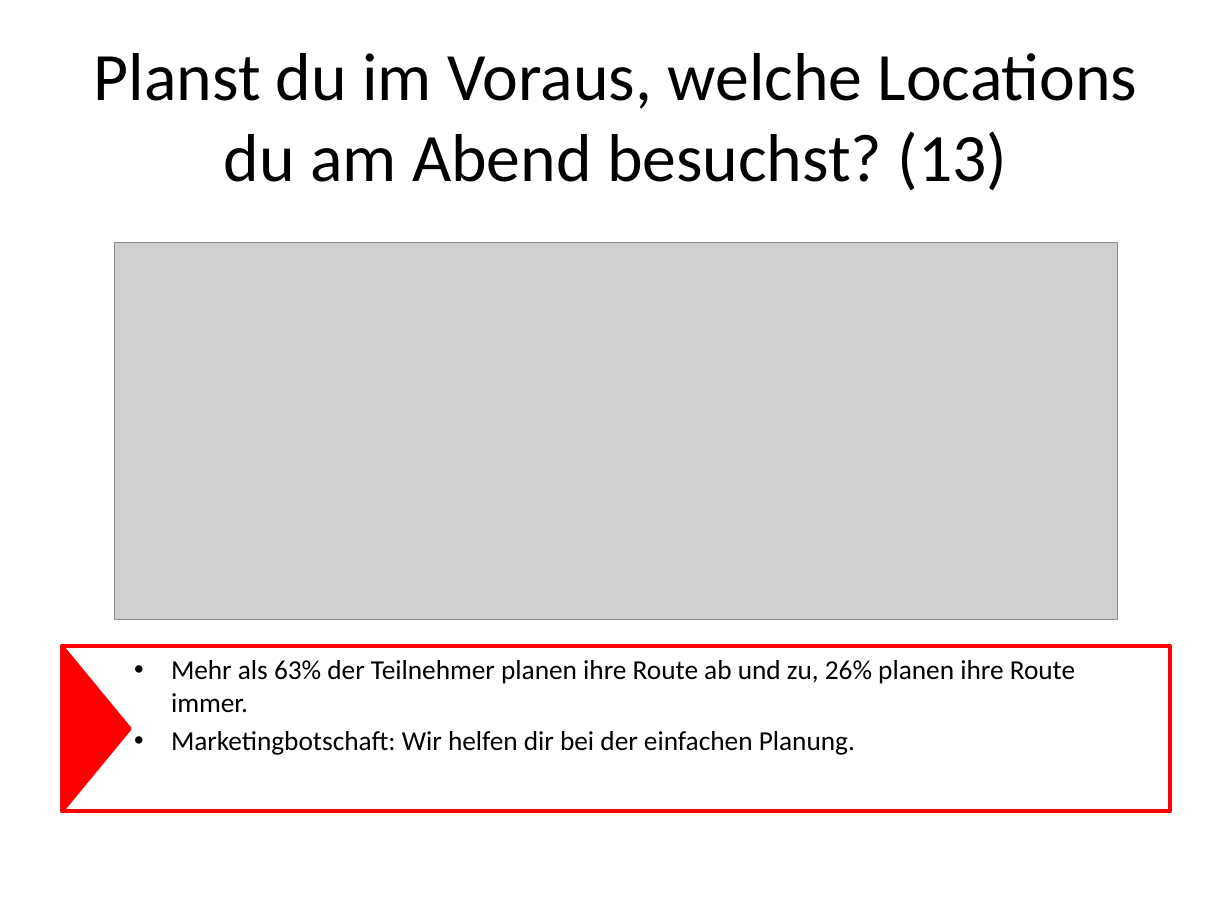
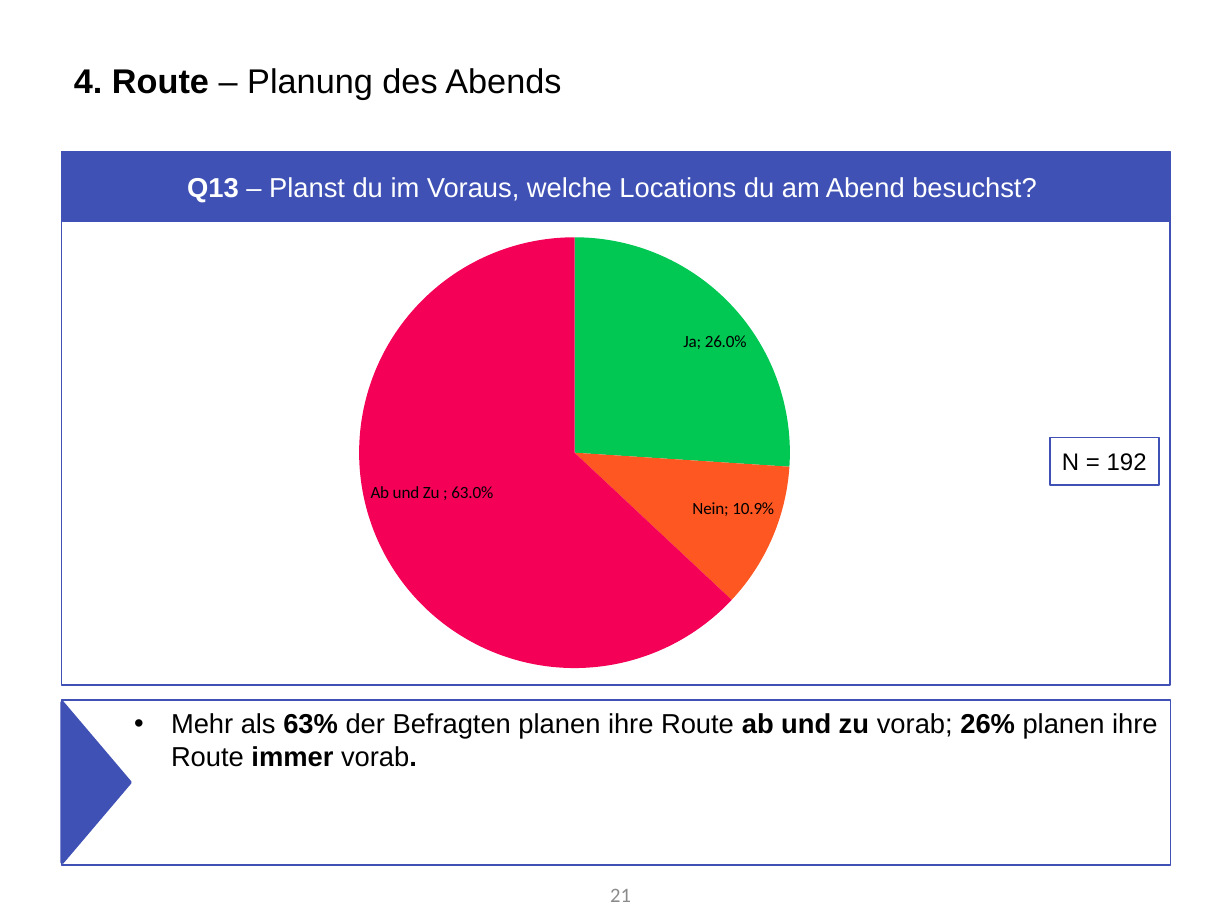
Before and after one commit to Roba1993/Happy-Hour, a slide deck: slide 21 of documents/marketing/Marketing Analyse von Umfrage 1 (5.5).pptx (slide 18 before the commit). Drawn at 1232x924 pixels with LibreOffice and Linux fonts; fonts in the diff are those of the drawing; grey boxes stand for pictures. Boxes give left, top, right and bottom in pixels: in the first picture for what was removed or moved away, otherwise in the second. Text is boxed around its words. In the diff, an @@ line names an element or a change of style, - is before the commit and + after.

```diff
--- a/documents/marketing/Marketing Analyse von Umfrage 1 (5.5).pptx
+++ b/documents/marketing/Marketing Analyse von Umfrage 1 (5.5).pptx
@@ title added at box(74, 68, 561, 99), 20 pt, text #000000 @@
+4. Route – Planung des Abends
@@ rectangle added at box(62, 152, 1170, 685), outline #3F51B5 1 pt @@
@@ rectangle "Q13 – Planst du im ...": place and size @@
-rectangle "Q13 – Planst du im ..." at box(94, 53, 1138, 191)
+rectangle "Q13 – Planst du im ..." at box(63, 153, 1169, 221)
@@ rectangle "Q13 – Planst du im ..." at box(63, 153, 1169, 221): fill none to #3F51B5; outline none to #3F51B5 2 pt @@
@@ text in rectangle at box(187, 177, 1036, 203): text changed; size 39.6 to 16 pt; font Calibri to Arial; text colour #000000 to #FFFFFF @@
-Planst du im Voraus, welche Locations du am Abend besuchst? (13)
+Q13 – Planst du im Voraus, welche Locations du am Abend besuchst?
@@ pie chart added at box(180, 221, 1050, 685) @@
+categories: Ja, Nein, Ab und Zu 
+Series 1: 0.26, 0.109, 0.63
@@ picture removed at box(115, 243, 1119, 620) @@
@@ rectangle added at box(1050, 437, 1159, 484), outline #3F51B5 1 pt, 14 pt, text #000000 @@
+N = 192
@@ text "Mehr als 63% der Befragten ...": place and size @@
-text "Mehr als 63% der Befragten ..." at box(62, 647, 1170, 812)
+text "Mehr als 63% der Befragten ..." at box(62, 700, 1170, 865)
@@ text "Mehr als 63% der Befragten ..." at box(62, 700, 1170, 865): outline #FF0000 2.25 pt to #3F51B5 1 pt @@
@@ triangle: place and size @@
-triangle at box(62, 646, 130, 811)
+triangle at box(62, 703, 130, 863)
@@ triangle at box(62, 703, 130, 863): fill #FF0000 to #3F51B5; outline #FF0000 2 pt to #3F51B5 2 pt @@
@@ text at box(171, 713, 1158, 767): text changed; font Calibri to Arial @@
-• Mehr als 63% der Teilnehmer planen ihre Route ab und zu, 26% planen ihre Route immer.
-• Marketingbotschaft: Wir helfen dir bei der einfachen Planung.
+• Mehr als 63% der Befragten planen ihre Route ab und zu vorab; 26% planen ihre Route immer vorab.
@@ page number added at box(610, 889, 631, 902), 12 pt, text #8C8C8C @@
+21
```
Also in this commit, not shown: 16 other slides changed, 16 slides added, 11 slides removed.
